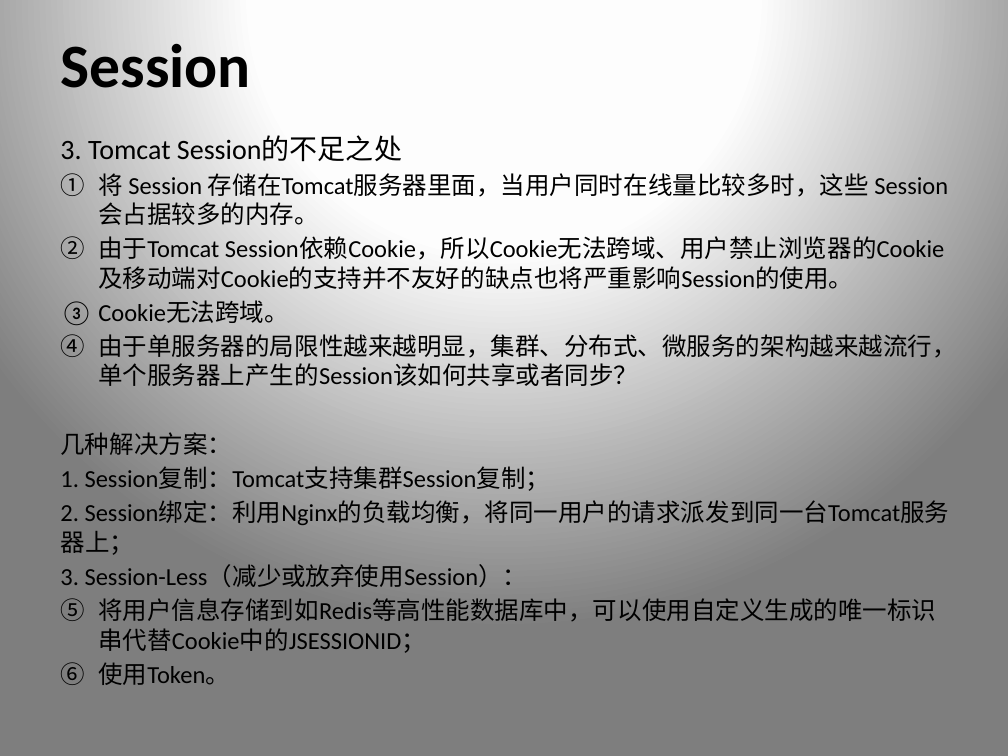
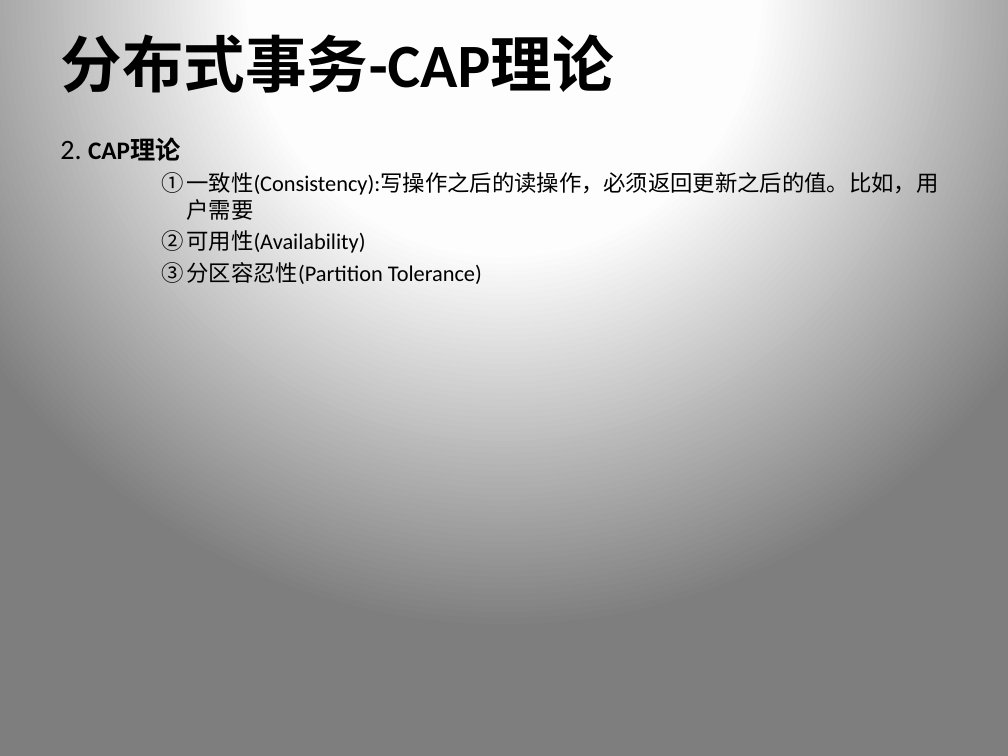
Before and after one commit to xiongpeter/study-notes, a slide deck: slide 9 of 我的.pptx. Drawn at 1008x756 pixels with LibreOffice and Linux fonts; fonts in the diff are those of the drawing. Boxes give left, top, right and bottom in pixels: in the first picture for what was removed or moved away, otherwise in the second. Text is boxed around its words. In the diff, an @@ line names an element or a change of style, - is before the commit and + after.

Commit message:
更新

```diff
--- a/我的.pptx
+++ b/我的.pptx
@@ title at [60, 24, 613, 103]: text changed @@
-Session
+分布式事务-CAP理论
@@ text at [60, 138, 938, 284]: text changed; size 17.5 to 16 pt @@
-3. Tomcat Session的不足之处
-1. 将 Session 存储在Tomcat服务器里面，当用户同时在线量比较多时，这些 Session 会占据较多的内存。
-2. 由于Tomcat Session依赖Cookie，所以Cookie无法跨域、用户禁止浏览器的Cookie及移动端对Cookie的支持并不友好的缺点也将严重影响Session的使用。
-3. Cookie无法跨域。
-4. 由于单服务器的局限性越来越明显，集群、分布式、微服务的架构越来越流行，单个服务器上产生的Session该如何共享或者同步？
-几种解决方案：
-1. Session复制：Tomcat支持集群Session复制；
-2. Session绑定：利用Nginx的负载均衡，将同一用户的请求派发到同一台Tomcat服务器上；
-3. Session-Less（减少或放弃使用Session）：
-1. 将用户信息存储到如Redis等高性能数据库中，可以使用自定义生成的唯一标识串代替Cookie中的JSESSIONID；
-2. 使用Token。
+2. CAP理论
+    1. 一致性(Consistency):写操作之后的读操作，必须返回更新之后的值。比如，用户需要
+    2. 可用性(Availability)
+    3. 分区容忍性(Partition Tolerance)
```
Also in this commit, not shown: 9 other slides changed, 4 slides added, 2 slides removed.
